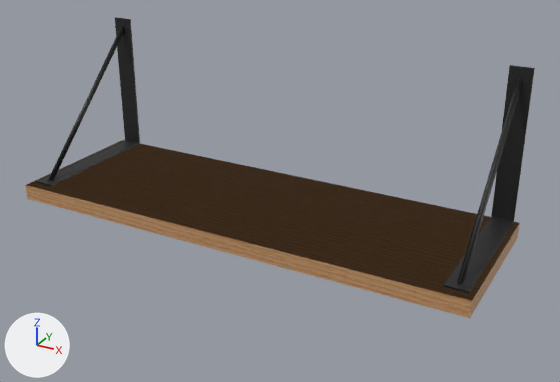
What one commit did to the Blender file packages/frontend/assets/room/objects/wall-shelf/wall-shelf.blend.
Camera for both pictures: a 50 mm camera at (0.338, -0.65, 0.312) aimed at (0.013, -0.059, 0.016). Arrows for +X, +Y and +Z are at lower left; the lights stay in place. The first picture is the older version.

The first picture shows '__X_BOARD__board', '__X_VARIATION_B__a', '__X_VARIATION_B__b'.
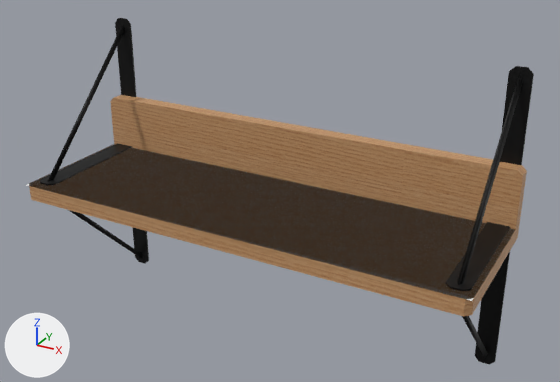
The edits, one by one:
Mesh me_cube_001 is new.
It is a box spanning x -0.225..0.225, y -0.015..0.0, z -0.008..0.048.
It uses material mat_board (picture img_wood_png).
Object '__X_VARIATION_D__and__X_BODY__board2' (ob_x_variation_d__and__x_body__board2) is new; it shows me_cube_001.
Its location is (0.0, 0.0, 0.015).
It gains a BEVEL modifier named 'Bevel'.
Modifier setting: width = 0.005.
Modifier setting: width_pct = 0.005.
Modifier setting: limit_method = 'WEIGHT'.
Object '__X_VARIATION_C__b.001' (ob_x_variation_c__b_001) is new; it shows me_cylinder_001.
Its parent is ob_x_variation_c__a_001.
Its matrix parent inverse is Matrix(((1.0, 0.0, 0.0, 0.0), (0.0, 1.0, 0.0, 0.0), (0.0, 0.0, 1.0, -0.08), (0.0, 0.0, 0.0, 1.0))).
Its location is (0.0, 0.0, 0.07).
Its rotation in degrees is (45, 0, -180).
It gains a MIRROR modifier named 'Mirror'.
Object '__X_VARIATION_C__a.001' (ob_x_variation_c__a_001) is new; it shows me_cube_003.
Its location is (0.0, 0.0, -0.08).
Its rotation in degrees is (0, -180, 0).
It gains a BEVEL modifier named 'Bevel'.
Modifier setting: width = 0.005.
Modifier setting: width_pct = 0.005.
Modifier setting: limit_method = 'WEIGHT'.
It gains a MIRROR modifier named 'Mirror'.

Pixel boxes (x1, y1, x2, y2) of what changed, in the pictures (560 x 382 px):
'__X_VARIATION_D__and__X_BODY__board2', added (brown)
    after: (110, 95, 527, 229)
'__X_VARIATION_C__a.001', added
    after: (132, 227, 510, 364)
'__X_VARIATION_C__b.001', added
    after: (69, 210, 488, 358)
'__TOP__board', unchanged, uncovered by the edit
    after: (27, 144, 513, 301)
